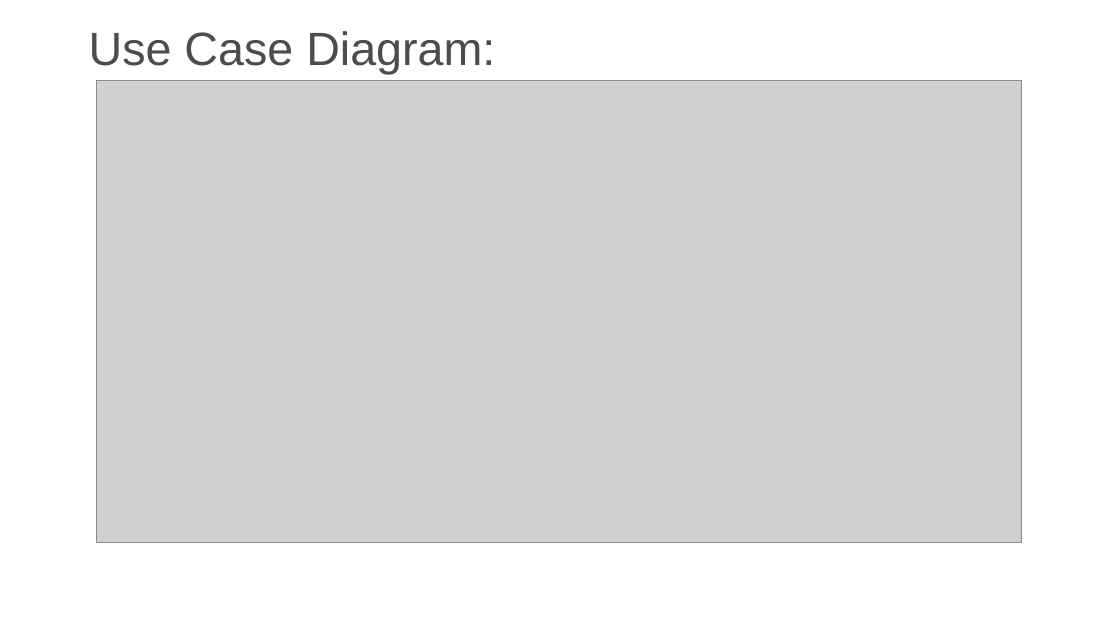
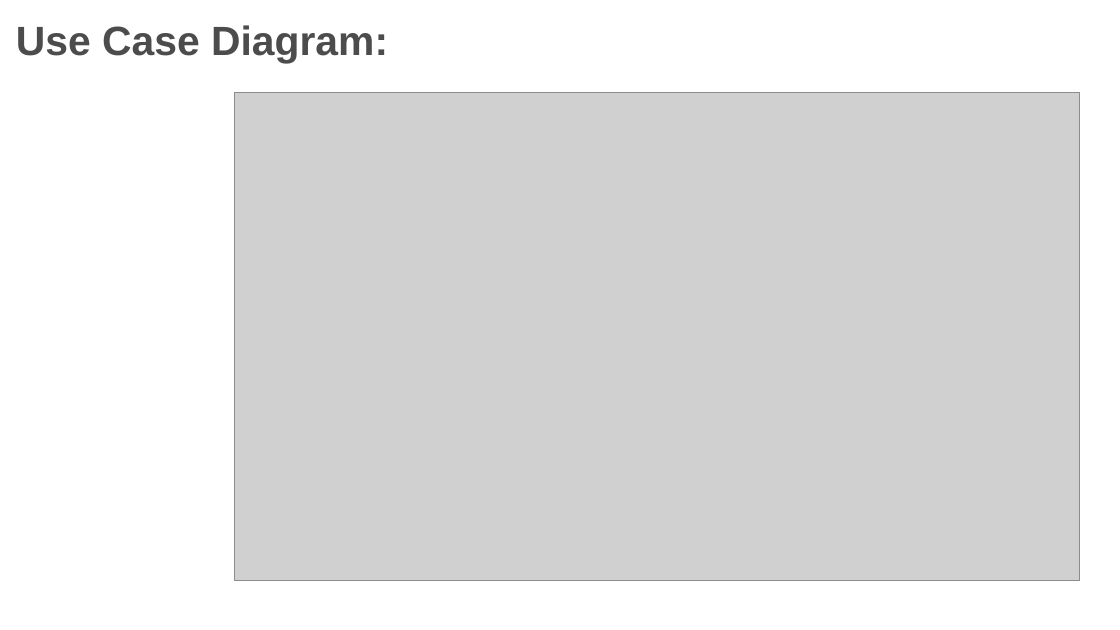
Before and after one commit to Theanantsoni/investsphere, a slide deck: slide 12 of InvestSphere-PPT.pptx. Drawn at 1120x630 pixels with LibreOffice and Linux fonts; fonts in the diff are those of the drawing; grey boxes stand for pictures; background and template pictures are left out. Boxes give left, top, right and bottom in pixels: in the first picture for what was removed or moved away, otherwise in the second. Text is boxed around its words. In the diff, an @@ line names an element or a change of style, - is before the commit and + after.

```diff
--- a/InvestSphere-PPT.pptx
+++ b/InvestSphere-PPT.pptx
@@ text "Use Case Diagram:": place and size @@
-text "Use Case Diagram:" at box(89, 31, 495, 74)
+text "Use Case Diagram:" at box(16, 25, 388, 64)
@@ text "Use Case Diagram:" at box(16, 25, 388, 64): size 40 to 35 pt, bold on @@
@@ picture: place and size @@
-picture at box(97, 81, 1022, 542)
+picture at box(234, 92, 1080, 581)
```
Also in this commit, not shown: 30 other slides changed, 3 slides added, 3 slides removed, 2 other files.
